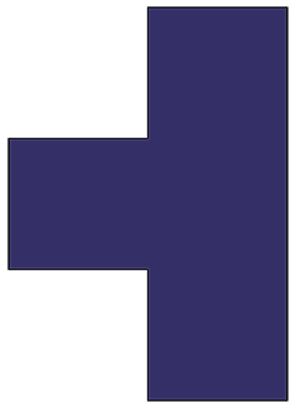
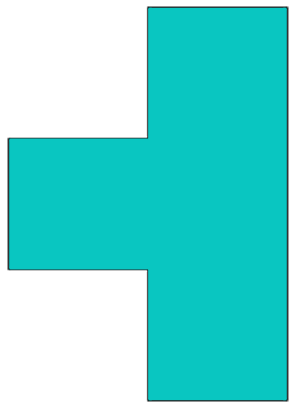
The second w=296, h=408 image is a revision of the first. Changes to its layers:
painted on "Layer 2" over [9, 7, 287, 401]
